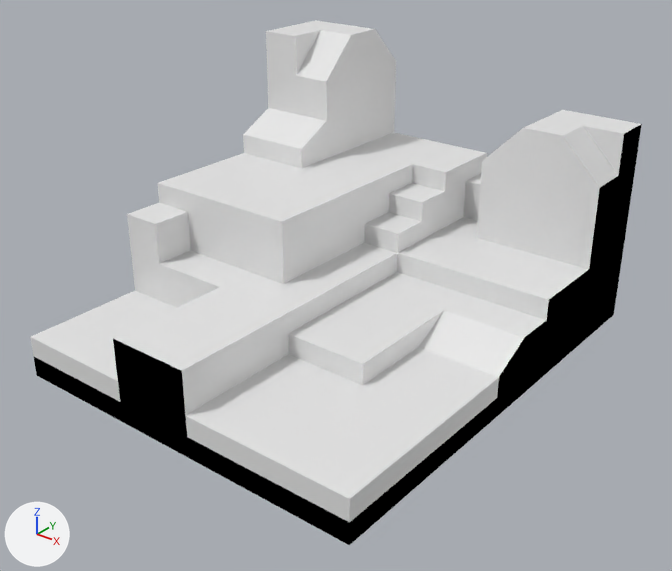
An edit to the Blender file client/models/maps/custom006.blend, drawn before and after from the same camera.
Camera for both pictures: a 50 mm lens placed at (24.3, -30.9, 21.1), pointed at (0.6, -1.2, 2.7). Lighting does not change. The marker at lower left points along +X, +Y and +Z.
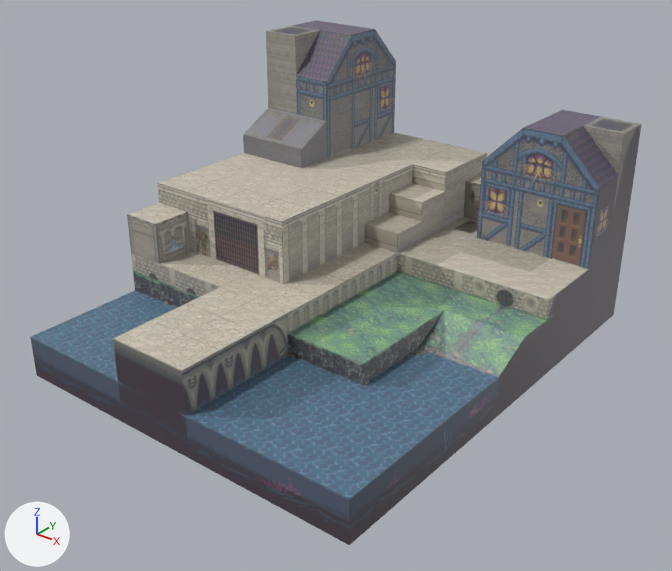
Commit message: Daylight version of the custom map 006

Changed parts and their boxes (x1, y1, x2, y2) in the pictures (672 x 571 px):
part 1 of me_cube, recoloured
    both: (30, 20, 641, 522)
part 2 of me_cube, recoloured (black to grey)
    both: (34, 124, 642, 545)

What the commit changed:
Picture 'custom006_shadow.png' (img_custom006_shadow_png) is new.
Material 'custom006_shadow.png' (mat_custom006_shadow_png) is new.
Its texture is img_custom006_shadow_png.
me_cube has 545 vertices, 544 faces, 2 loose edges and spans x -9.0..9.0, y -11.0..11.0, z -1.0..12.0.
me_cube is used by ob_cube; location (0.0, 0.0, 0.0).
me_cube part 1: all 329 faces that had it switch from no material to mat_custom006_shadow_png (picture img_custom006_shadow_png).
me_cube part 2: all 215 faces that had it switch from mat_material (black #000000) to mat_custom006_shadow_png (picture img_custom006_shadow_png).
